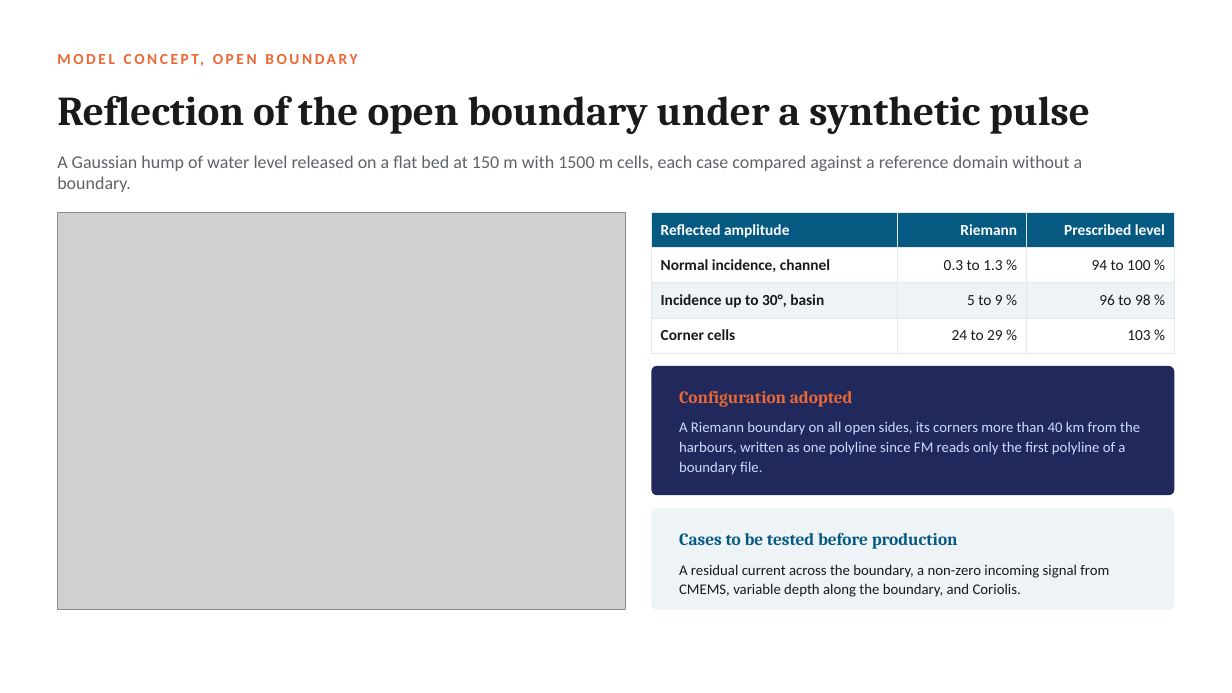
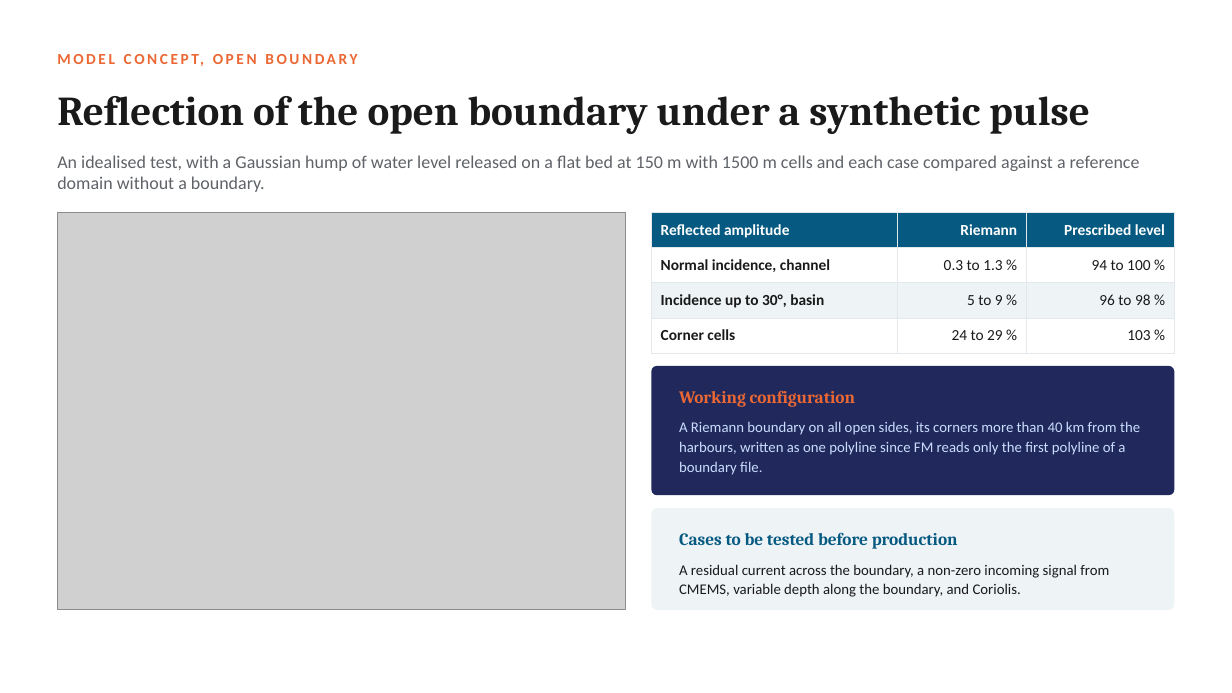
Before and after one commit to cicero-martins/MaltaDT, a slide deck: slide 12 of docs/valletta_model_concept_2026-10-08.pptx. Drawn at 1232x693 pixels with LibreOffice and Linux fonts; fonts in the diff are those of the drawing; grey boxes stand for pictures. Boxes give left, top, right and bottom in pixels: in the first picture for what was removed or moved away, otherwise in the second. Text is boxed around its words. In the diff, an @@ line names an element or a change of style, - is before the commit and + after.

Commit message:
docs(deck): state the results of the full deck as preliminary
The full deck presented one-dimensional estimates, a single-gauge
spectrum and an idealised boundary test as settled findings. The wording
now matches the short version: estimates as estimates, the domain and
the design as proposals, the readings of the Senglea spectrum as
provisional, and the boundary as a working configuration. The cover
edited in PowerPoint is carried over by copy_deck_cover.ps1.

```diff
--- a/docs/valletta_model_concept_2026-10-08.pptx
+++ b/docs/valletta_model_concept_2026-10-08.pptx
@@ text at (x1=57, y1=155, x2=1140, y2=192): text changed @@
-A Gaussian hump of water level released on a flat bed at 150 m with 1500 m cells, each case compared against a reference domain without a boundary.
+An idealised test, with a Gaussian hump of water level released on a flat bed at 150 m with 1500 m cells and each case compared against a reference domain without a boundary.
@@ text at (x1=679, y1=390, x2=855, y2=407): text changed @@
-Configuration adopted
+Working configuration
```
Also in this commit, not shown: 14 other slides changed, 1 other file.
